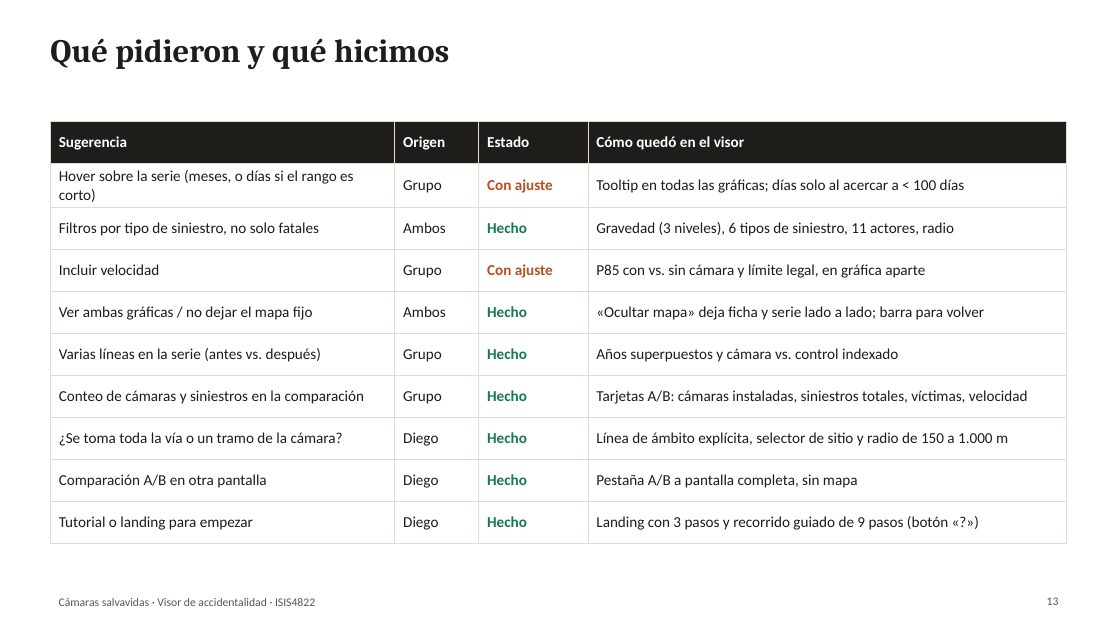
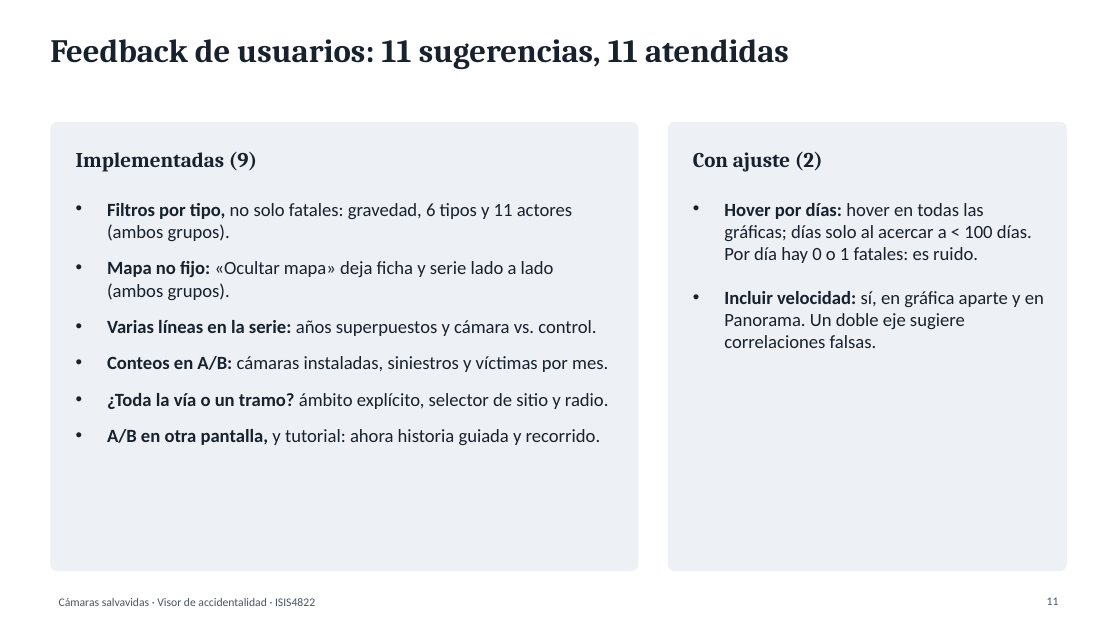
Before and after one commit to DiegoMunevar2007/ISIS4822-Accidentalidad, a slide deck: slide 11 of presentacion/Visor_Camaras_Salvavidas.pptx (slide 13 before the commit). Drawn at 1120x630 pixels with LibreOffice and Linux fonts; fonts in the diff are those of the drawing. Boxes give left, top, right and bottom in pixels: in the first picture for what was removed or moved away, otherwise in the second. Text is boxed around its words. In the diff, an @@ line names an element or a change of style, - is before the commit and + after.

```diff
--- a/presentacion/Visor_Camaras_Salvavidas.pptx
+++ b/presentacion/Visor_Camaras_Salvavidas.pptx
@@ title at box(50, 39, 789, 69): text changed; text colour #1F1D1A to #18212E @@
-Qué pidieron y qué hicimos
+Feedback de usuarios: 11 sugerencias, 11 atendidas
@@ table removed at box(50, 122, 1067, 534), 10 rows, 4 columns @@
-Sugerencia | Origen | Estado | Cómo quedó en el visor
-Hover sobre la serie (meses, o días si el rango es corto) | Grupo | Con ajuste | Tooltip en todas las gráficas; días solo al acercar a < 100 días
-Filtros por tipo de siniestro, no solo fatales | Ambos | Hecho | Gravedad (3 niveles), 6 tipos de siniestro, 11 actores, radio
-Incluir velocidad | Grupo | Con ajuste | P85 con vs. sin cámara y límite legal, en gráfica aparte
-Ver ambas gráficas / no dejar el mapa fijo | Ambos | Hecho | «Ocultar mapa» deja ficha y serie lado a lado; barra para volver
-Varias líneas en la serie (antes vs. después) | Grupo | Hecho | Años superpuestos y cámara vs. control indexado
-Conteo de cámaras y siniestros en la comparación | Grupo | Hecho | Tarjetas A/B: cámaras instaladas, siniestros totales, víctimas, velocidad
-¿Se toma toda la vía o un tramo de la cámara? | Diego | Hecho | Línea de ámbito explícita, selector de sitio y radio de 150 a 1.000 m
-Comparación A/B en otra pantalla | Diego | Hecho | Pestaña A/B a pantalla completa, sin mapa
-Tutorial o landing para empezar | Diego | Hecho | Landing con 3 pasos y recorrido guiado de 9 pasos (botón «?»)
@@ rounded rectangle added at box(50, 122, 639, 571), fill #EDF0F4 @@
@@ rounded rectangle added at box(668, 122, 1067, 571), fill #EDF0F4 @@
@@ text added at box(76, 152, 257, 172), 18 pt, text #18212E, bold @@
+Implementadas (9)
@@ text added at box(693, 152, 823, 172), 18 pt, text #18212E, bold @@
+Con ajuste (2)
@@ text added at box(107, 203, 609, 445), 16 pt, text #18212E @@
+• Filtros por tipo, no solo fatales: gravedad, 6 tipos y 11 actores (ambos grupos).
+• Mapa no fijo: «Ocultar mapa» deja ficha y serie lado a lado (ambos grupos).
+• Varias líneas en la serie: años superpuestos y cámara vs. control.
+• Conteos en A/B: cámaras instaladas, siniestros y víctimas por mes.
+• ¿Toda la vía o un tramo? ámbito explícito, selector de sitio y radio.
+• A/B en otra pantalla, y tutorial: ahora historia guiada y recorrido.
@@ text added at box(724, 203, 1044, 348), 16 pt, text #18212E @@
+• Hover por días: hover en todas las gráficas; días solo al acercar a < 100 días. Por día hay 0 o 1 fatales: es ruido.
+• Incluir velocidad: sí, en gráfica aparte y en Panorama. Un doble eje sugiere correlaciones falsas.
@@ text "Cámaras salvavidas · Visor de ..." at box(59, 598, 315, 606): text colour #5B5750 to #4A5563 @@
@@ page number at box(1047, 597, 1059, 605): text changed; text colour #5B5750 to #4A5563 @@
-13
+11
```
Also in this commit, not shown: 4 other slides changed, 7 slides added, 10 slides removed, 17 other files.
